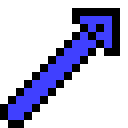
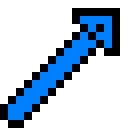
Revision of a layered 128×128 image; what changed, layer by layer:
painted on "Background" over [8, 16, 112, 120]
